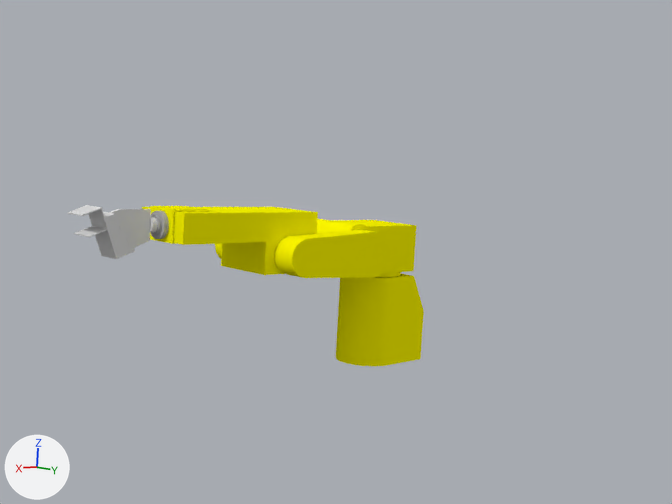
The Blender file RobotDraft.blend: old version first, new version second.
Rendered twice from the file's camera 'Camera'. The axes (+X, +Y, +Z) are drawn at lower left. The lights are the same throughout.

Names of what the first picture shows: 'linkfive', 'linkfour', 'linkone', 'linksix', 'linkthree', 'linktwo', 'tool'.
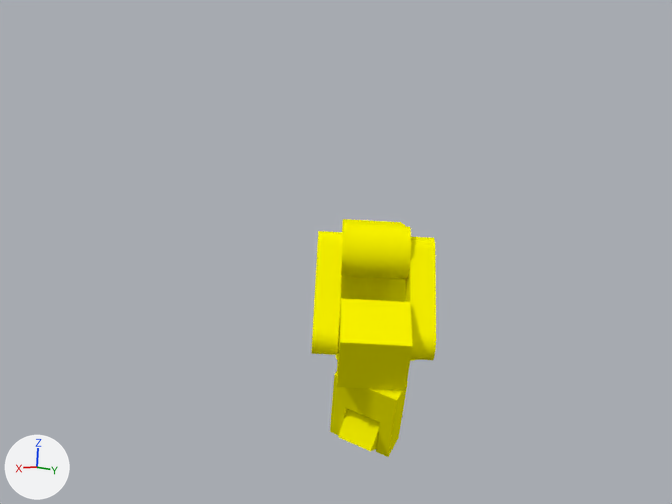
Changed parts and their boxes [x1, y1, x2, y2] in the pictures (672 x 504 px):
'linkthree', turned
    before: [215, 230, 390, 278]
    after: [311, 231, 436, 360]
'linkfour', turned
    before: [221, 207, 318, 275]
    after: [337, 298, 413, 391]
'linkfive', turned
    before: [142, 207, 267, 245]
    after: [330, 371, 408, 457]
'linktwo', turned
    before: [317, 219, 417, 277]
    after: [341, 219, 411, 280]
'tool', turned (not visible afterwards)
    before: [67, 205, 158, 259]
'linksix', turned
    before: [150, 206, 209, 244]
    after: [338, 409, 380, 451]
'toolpiston', turned (not visible afterwards)
    before: [74, 226, 107, 237]
'linkone', unchanged, covered by the edit
    before: [336, 274, 424, 366]
    after: [336, 276, 417, 361]

Diff of the bpy script that builds the scene:
```diff
--- a/RobotDraft.blend.py
+++ b/RobotDraft.blend.py
@@ ob_linktwo @@
 ob_linktwo.location = (0.0, 0.0, -0.432)
+ob_linktwo.rotation_euler = (0.0, 0.0, 0.815)  # degrees (0, 0, 47)
@@ ob_linkthree @@
 ob_linkthree.location = (5.712, -0.0185, 13.8)
+ob_linkthree.rotation_euler = (0.0, 0.96, 0.0)  # degrees (0, 55, 0)
@@ ob_linkfour @@
 ob_linkfour.location = (16.1, 0.0, 13.8)
+ob_linkfour.rotation_euler = (0.0, 1.222, 0.0)  # degrees (0, 70, 0)
 ob_linkfour.scale = (3.48, 3.68, 3.69)
@@ ob_linkfive @@
 ob_linkfive.location = (19.49, 0.0, 16.75)
+ob_linkfive.rotation_euler = (0.436, 0.0, 0.0)  # degrees (25, 0, 0)
 ob_linkfive.scale = (3.48, 3.68, 3.48)
@@ ob_linksix @@
 ob_linksix.location = (28.3, 0.0, 16.75)
+ob_linksix.rotation_euler = (0.0, 0.785, 0.0)  # degrees (0, 45, 0)
 ob_linksix.scale = (1.9, 2.01, 1.9)
@@ ob_tool @@
 ob_tool.location = (29.67, 0.0, 16.67)
+ob_tool.rotation_euler = (0.436, 0.0, 0.0)  # degrees (25, 0, 0)
```
